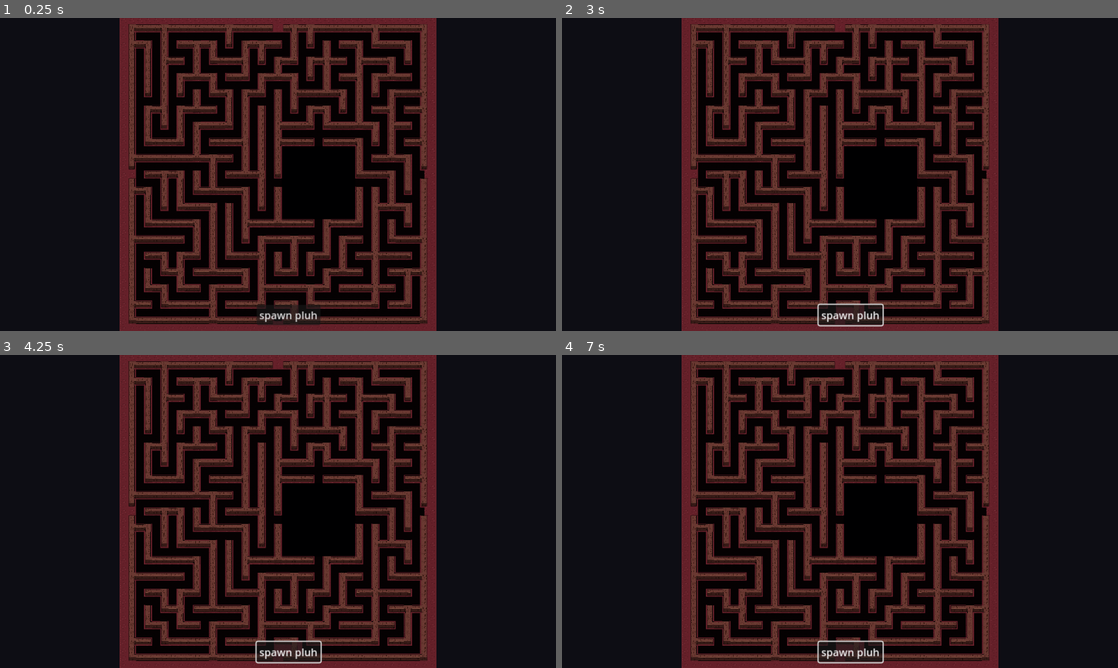
Above: before the commit, frames 1-4 (two rows, left to right).
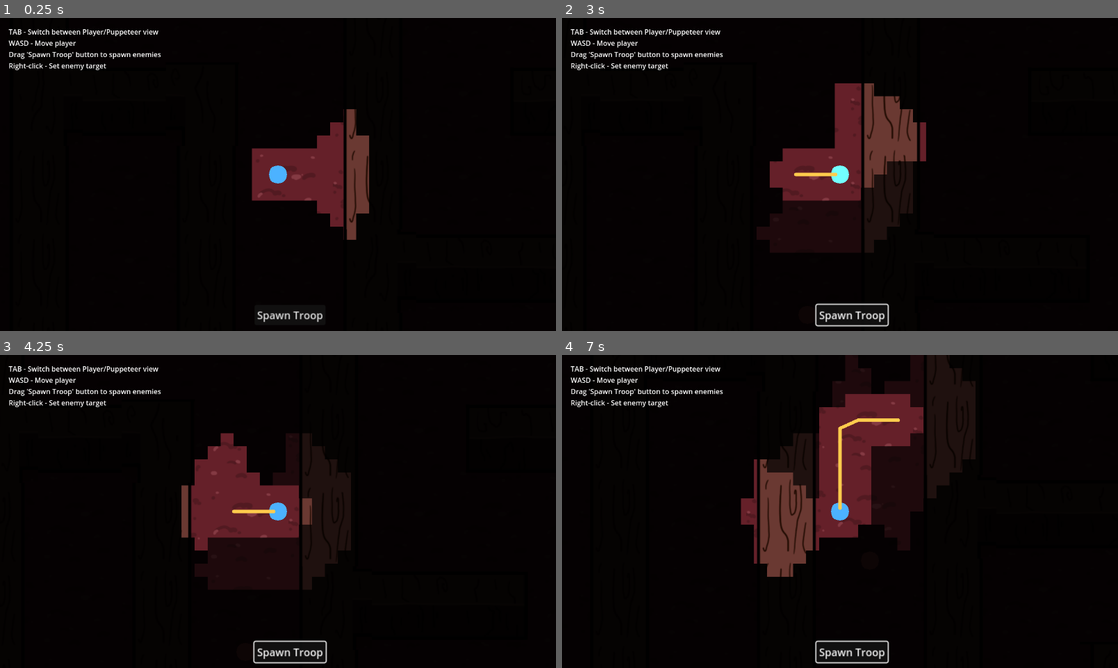
Above: after the commit, the same moments.

Repository: andye132/minos
Game: Godot game, scene res://scenes/arena_test.tscn
Two runs of this game, one before a commit and one after it. Both use one fixed random seed, a clock stepped at 60 frames per second and the inputs below. Before the commit the project starts from res://scenes/puppetertesting.tscn.
Inputs (mouse positions are in pixels of both pictures, inside the frame that each line leads up to):
- Up to frame 1 (0.25 s): no input
- Up to frame 2 (3 s): click "spawn pluh" (after the commit: "Spawn Troop") at 0.5 s; tap Enter at 1.25, 2.75 s; move the mouse to (962, 158) at 1.27 s; hold D (move_right) 1.28-2 s; hold Tab (ui_focus_next) 1.28-2 s; click (962, 158) at 1.42 s; tap Space at 2 s; drag from (728, 190) to (812, 237) at 2.02 s; move the mouse to (895, 105) at 2.77 s; hold D (move_right) from 2.78 s (still down); hold Tab (ui_focus_next) from 2.78 s (still down); tap Shift (dash) at 2.85 s
- Up to frame 3 (4.25 s): release D (move_right) at 3.5 s; release Tab (ui_focus_next) at 3.5 s; tap Space at 3.5 s; drag from (250, 574) to (111, 464) at 3.52 s
- Up to frame 4 (7 s): tap Enter at 4.25 s; move the mouse to (1006, 558) at 4.27 s; hold A (move_left) 4.28-5 s; hold Tab (ui_focus_next) 4.28-5 s; tap 1 (slot_1) at 4.35 s; tap Space at 5 s; drag from (673, 464) to (756, 433) at 5.02 s; move the mouse to (867, 511) at 5.77 s; hold S (move_down) 5.78-6.5 s; hold Tab (ui_focus_next) 5.78-6.5 s; tap 3 (slot_3) at 5.85 s; click (867, 511) at 5.92 s; drag from (756, 433) to (728, 527) at 6.52 s

The runs differ from the first frame. In frame 1, 35% of the frame differs, in the area x 1-79%, y 0-100%; in frame 2, 37%; in frame 3, 37%; in frame 4, 38%.

Commit message:
Added an arena test + controller tab to switch views

Diff:
--- a/project.godot
+++ b/project.godot
@@ -11,7 +11,7 @@
 [application]
 
 config/name="Maze Chase"
-run/main_scene="uid://b2e6rinxur3pg"
+run/main_scene="res://scenes/arena_test.tscn"
 config/features=PackedStringArray("4.5", "Forward Plus")
 
 [autoload]
--- /dev/null
+++ b/scenes/arena_test.tscn
@@ -0,0 +1,61 @@
+[gd_scene load_steps=7 format=3 uid="uid://arena_test_scene"]
+
+[ext_resource type="PackedScene" uid="uid://bymew8rr8wd4o" path="res://scenes/mazetiles.tscn" id="1_maze"]
+[ext_resource type="PackedScene" uid="uid://yarntrail123" path="res://scenes/yarn_trail.tscn" id="2_yarn"]
+[ext_resource type="PackedScene" uid="uid://player123" path="res://scenes/player.tscn" id="3_player"]
+[ext_resource type="Script" uid="uid://bvv46ht6i2jij" path="res://scenes/puppeter.gd" id="4_puppeter"]
+[ext_resource type="Script" uid="uid://b2jj0defo5fb" path="res://scenes/spawn_enemy.gd" id="5_spawn"]
+[ext_resource type="Script" path="res://scripts/arena_controller.gd" id="6_arena"]
+
+[node name="ArenaTest" type="Node2D"]
+script = ExtResource("6_arena")
+
+[node name="NavigationRegion2D" type="NavigationRegion2D" parent="."]
+
+[node name="Mazetiles" parent="NavigationRegion2D" instance=ExtResource("1_maze")]
+scale = Vector2(0.8, 0.8)
+
+[node name="YarnTrail" parent="." instance=ExtResource("2_yarn")]
+
+[node name="Player" parent="." instance=ExtResource("3_player")]
+position = Vector2(300, 300)
+
+[node name="Puppeteer" type="Node2D" parent="."]
+script = ExtResource("4_puppeter")
+
+[node name="Camera2D" type="Camera2D" parent="Puppeteer"]
+position = Vector2(2240, 2240)
+zoom = Vector2(0.15, 0.15)
+
+[node name="CanvasLayer" type="CanvasLayer" parent="Puppeteer"]
+
+[node name="VBoxContainer" type="VBoxContainer" parent="Puppeteer/CanvasLayer"]
+anchors_preset = 7
+anchor_left = 0.5
+anchor_top = 1.0
+anchor_right = 0.5
+anchor_bottom = 1.0
+offset_left = -49.0
+offset_top = -60.0
+offset_right = 49.0
+offset_bottom = -20.0
+grow_horizontal = 2
+grow_vertical = 0
+scale = Vector2(1.5, 1.5)
+
+[node name="SpawnEnemy" type="Button" parent="Puppeteer/CanvasLayer/VBoxContainer"]
+layout_mode = 2
+text = "Spawn Troop"
+script = ExtResource("5_spawn")
+
+[node name="UI" type="CanvasLayer" parent="."]
+
+[node name="Instructions" type="Label" parent="UI"]
+offset_left = 20.0
+offset_top = 20.0
+offset_right = 400.0
+offset_bottom = 120.0
+text = "TAB - Switch between Player/Puppeteer view
+WASD - Move player
+Drag 'Spawn Troop' button to spawn enemies
+Right-click - Set enemy target"
--- /dev/null
+++ b/scripts/arena_controller.gd
@@ -0,0 +1,106 @@
+extends Node2D
+
+const FogOfWarScript = preload("res://scripts/fog_of_war.gd")
+
+@onready var player: Player = $Player
+@onready var yarn_trail: YarnTrail = $YarnTrail
+@onready var puppeteer = $Puppeteer
+@onready var puppeteer_camera: Camera2D = $Puppeteer/Camera2D
+@onready var nav_region: NavigationRegion2D = $NavigationRegion2D
+
+var player_camera: Camera2D
+var player_fog: Node2D
+var is_player_view: bool = true
+
+# Tile size settings
+var base_tile_size: float = 160.0
+var world_scale: float = 0.8
+
+
+func _ready() -> void:
+	# Get player's camera
+	player_camera = player.get_node_or_null("Camera2D")
+
+	# Connect yarn trail to player
+	player.set_yarn_trail(yarn_trail)
+
+	# Setup player's fog of war
+	_setup_player_fog()
+
+	# Set initial view to player
+	_switch_to_player_view()
+
+	print("Arena loaded - Press TAB to switch views")
+
+
+func _input(event: InputEvent) -> void:
+	if event.is_action_pressed("ui_focus_next"):  # TAB key
+		_toggle_view()
+
+
+func _toggle_view() -> void:
+	is_player_view = !is_player_view
+	if is_player_view:
+		_switch_to_player_view()
+	else:
+		_switch_to_puppeteer_view()
+
+
+func _switch_to_player_view() -> void:
+	if player_camera:
+		player_camera.enabled = true
+		player_camera.make_current()
+	puppeteer_camera.enabled = false
+
+	# Show player fog, hide puppeteer fog
+	if player_fog:
+		player_fog.visible = true
+	if puppeteer.fog_of_war:
+		puppeteer.fog_of_war.visible = false
+
+	print("Switched to PLAYER view")
+
+
+func _switch_to_puppeteer_view() -> void:
+	if player_camera:
+		player_camera.enabled = false
+	puppeteer_camera.enabled = true
+	puppeteer_camera.make_current()
+
+	# Center puppeteer camera on maze
+	var maze_ref = nav_region.get_node_or_null("Mazetiles") as MazeGen
+	if maze_ref:
+		var world_tile_size = base_tile_size * world_scale
+		var maze_width = maze_ref.x_dim * world_tile_size
+		var maze_height = maze_ref.y_dim * world_tile_size
+		puppeteer_camera.position = Vector2(maze_width / 2, maze_height / 2)
+
+		# Zoom to fit
+		var viewport_size = get_viewport_rect().size
+		var zoom_x = viewport_size.x / (maze_width * 1.1)
+		var zoom_y = viewport_size.y / (maze_height * 1.1)
+		puppeteer_camera.zoom = Vector2(min(zoom_x, zoom_y), min(zoom_x, zoom_y))
+
+	# Hide player fog, show puppeteer fog
+	if player_fog:
+		player_fog.visible = false
+	if puppeteer.fog_of_war:
+		puppeteer.fog_of_war.visible = true
+
+	print("Switched to PUPPETEER view")
+
+
+func _setup_player_fog() -> void:
+	player_fog = FogOfWarScript.new()
+	player_fog.name = "PlayerFogOfWar"
+	player_fog.player = player
+	player_fog.yarn_trail = yarn_trail
+
+	var maze_ref = nav_region.get_node_or_null("Mazetiles") as MazeGen
+	if maze_ref:
+		var world_tile_size = base_tile_size * world_scale
+		var maze_width = maze_ref.x_dim * world_tile_size
+		var maze_height = maze_ref.y_dim * world_tile_size
+		player_fog.setup(maze_width, maze_height)
+
+	add_child(player_fog)
Not shown, added: scripts/arena_controller.gd.uid
